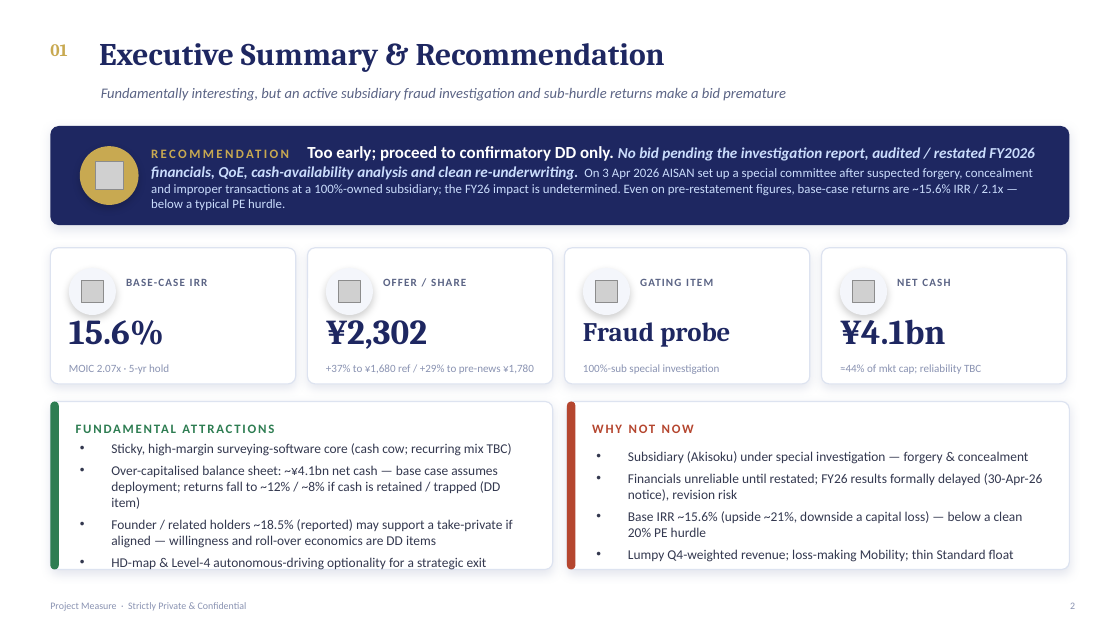
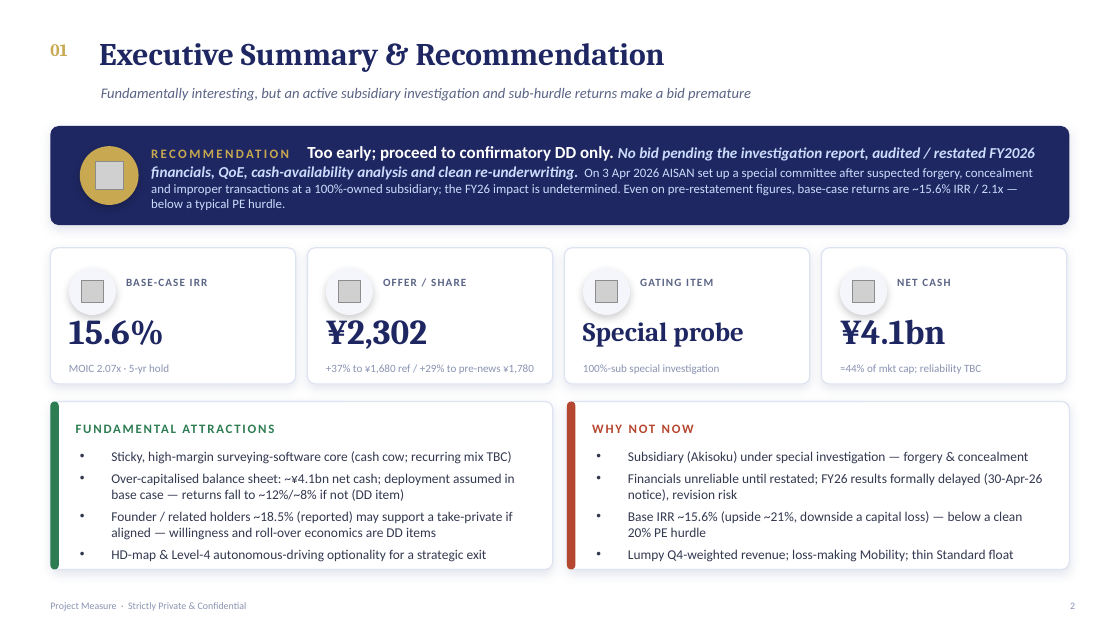
Before and after one commit to ankimo1210/projects, a slide deck: slide 2 of aisan_lbo_case/docs/AISAN_4667_Take_Private_Case_Study.pptx. Drawn at 1120x630 pixels with LibreOffice and Linux fonts; fonts in the diff are those of the drawing; grey boxes stand for pictures. Boxes give left, top, right and bottom in pixels: in the first picture for what was removed or moved away, otherwise in the second. Text is boxed around its words. In the diff, an @@ line names an element or a change of style, - is before the commit and + after.

```diff
--- a/aisan_lbo_case/docs/AISAN_4667_Take_Private_Case_Study.pptx
+++ b/aisan_lbo_case/docs/AISAN_4667_Take_Private_Case_Study.pptx
@@ text at (101,88,751,101): text changed @@
-Fundamentally interesting, but an active subsidiary fraud investigation and sub-hurdle returns make a bid premature
+Fundamentally interesting, but an active subsidiary investigation and sub-hurdle returns make a bid premature
@@ text at (583,322,743,347): text changed @@
-Fraud probe
+Special probe
@@ text at (111,473,515,501): text changed @@
-• Over-capitalised balance sheet: ~¥4.1bn net cash — base case assumes deployment; returns fall to ~12% / ~8% if cash is retained / trapped (DD item)
+• Over-capitalised balance sheet: ~¥4.1bn net cash; deployment assumed in base case — returns fall to ~12%/~8% if not (DD item)
```
Also in this commit, not shown: 4 other slides changed, 2 other files.
